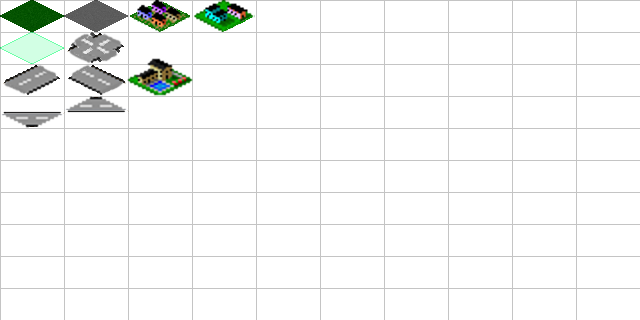
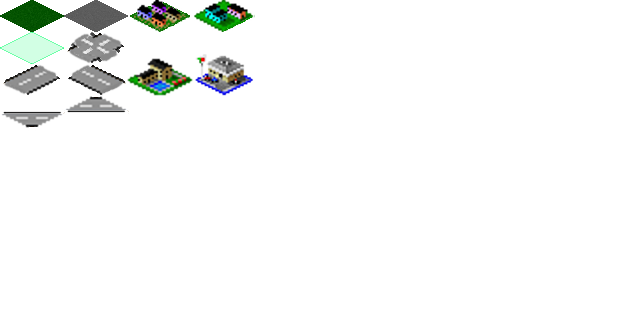
Two versions of the same layered image (640 x 320). Layer-by-layer changes:
hid "Grid" over 0, 0, 640, 320
added layer "Tile13" above "Tile12" over 194, 54, 255, 97
